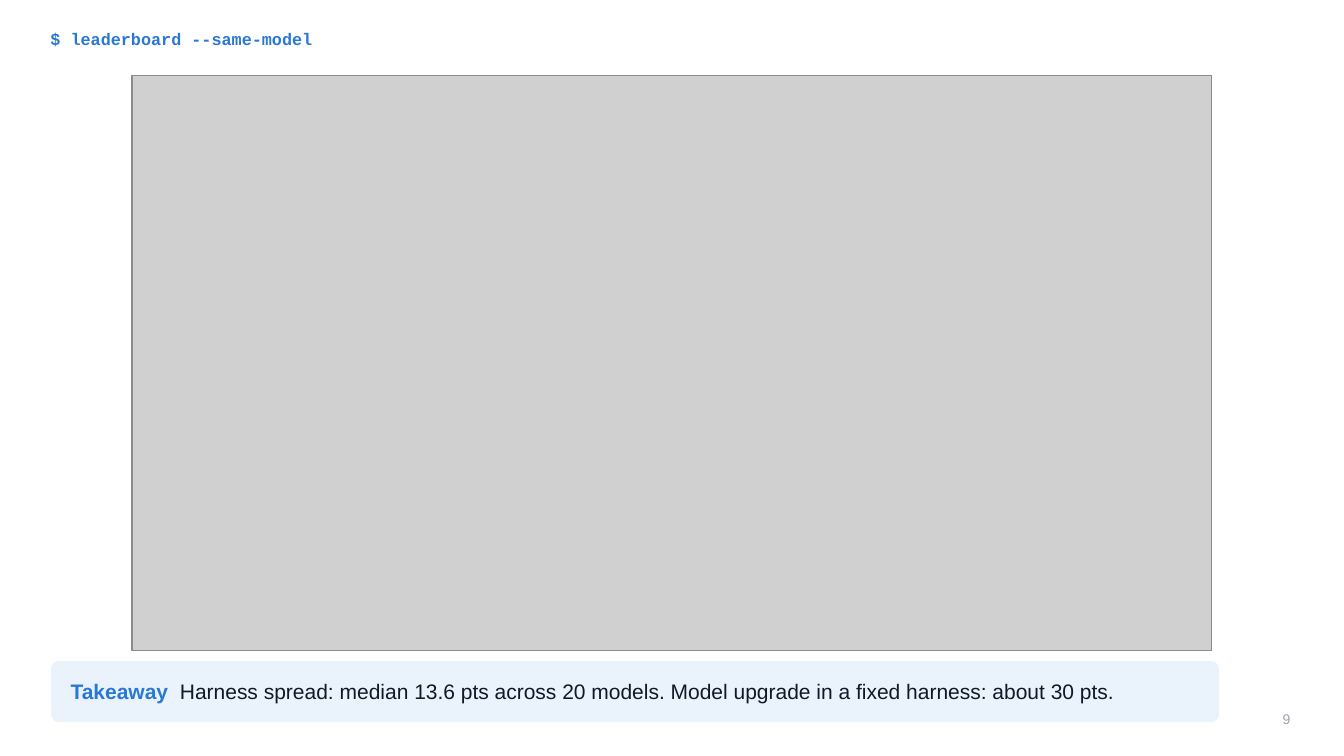
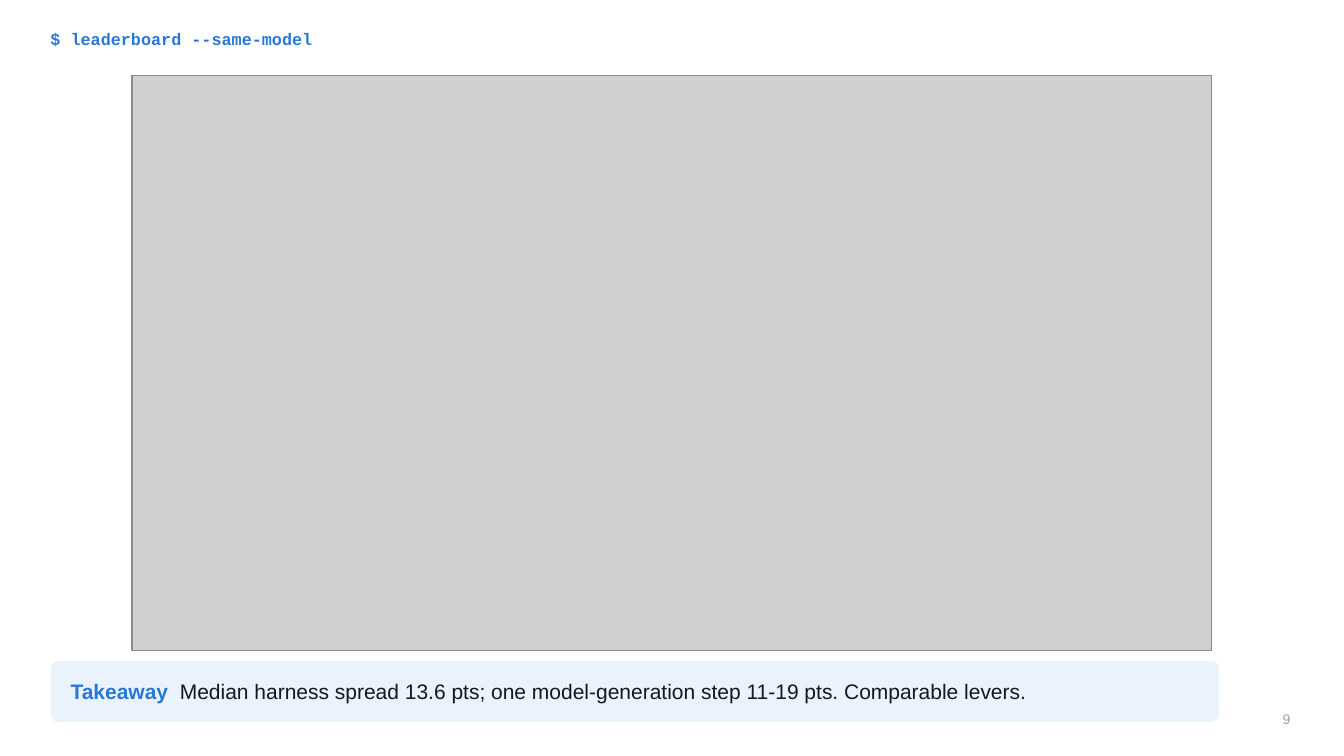
Before and after one commit to nitishsjsucs/agent-harness-engineering-survey, a slide deck: slide 9 of slides/harness_short_story.pptx. Drawn at 1344x756 pixels with LibreOffice and Linux fonts; fonts in the diff are those of the drawing; grey boxes stand for pictures. Boxes give left, top, right and bottom in pixels: in the first picture for what was removed or moved away, otherwise in the second. Text is boxed around its words. In the diff, an @@ line names an element or a change of style, - is before the commit and + after.

```diff
--- a/slides/harness_short_story.pptx
+++ b/slides/harness_short_story.pptx
@@ text at [71,683,1026,704]: text changed @@
-Takeaway Harness spread: median 13.6 pts across 20 models. Model upgrade in a fixed harness: about 30 pts.
+Takeaway Median harness spread 13.6 pts; one model-generation step 11-19 pts. Comparable levers.
```
Also in this commit, not shown: 5 other slides changed, 15 other files.
